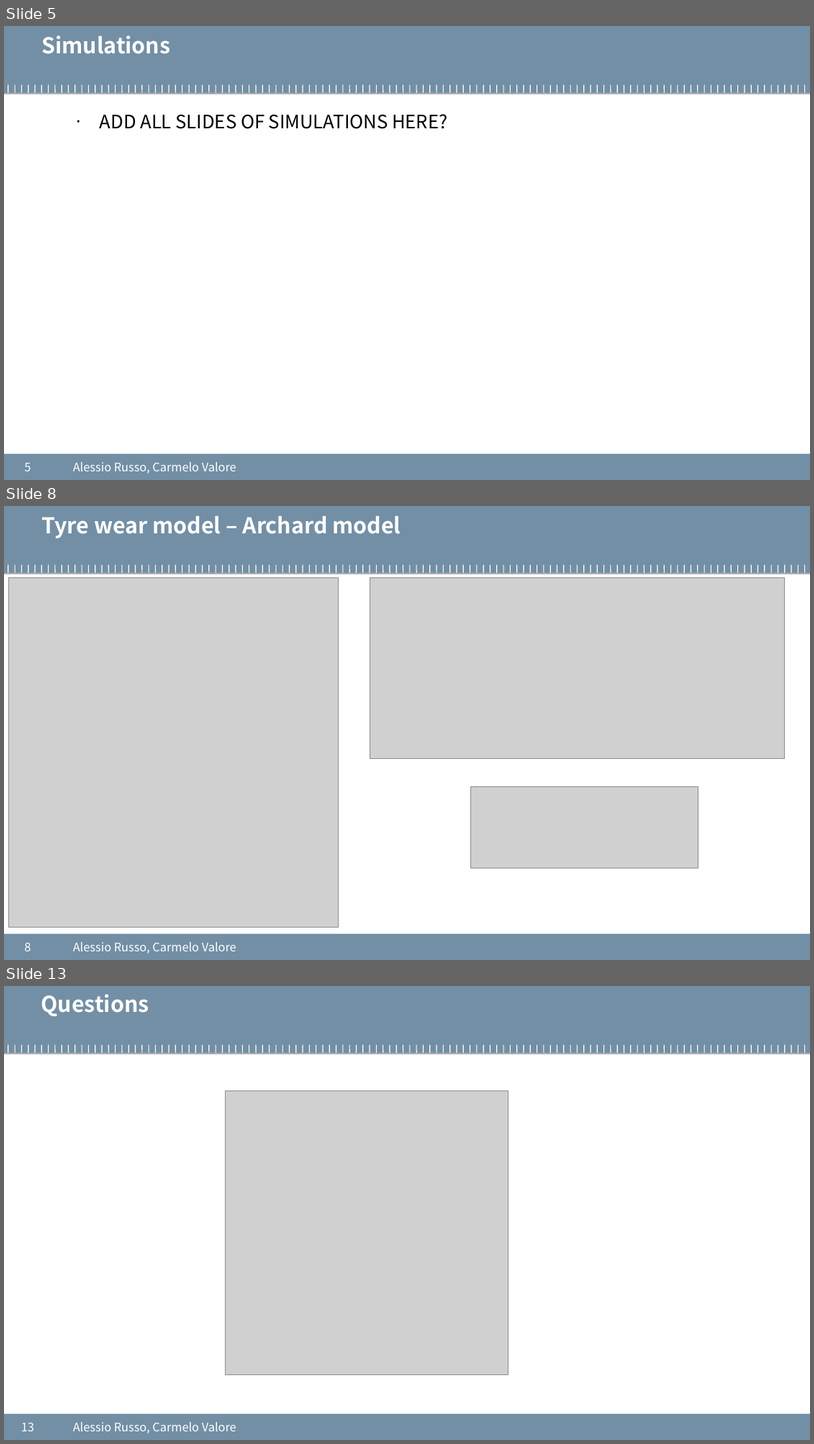
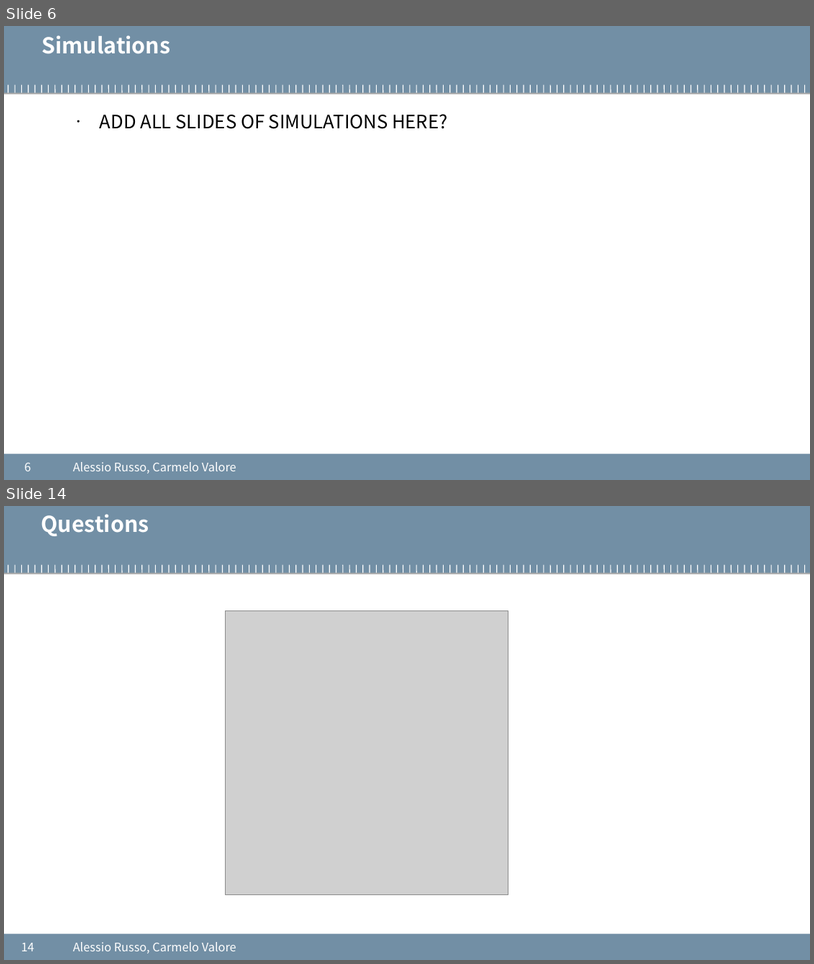
Before and after one commit to cvalore/mida2-project, a slide deck: presentations/20200824_meeting5.pptx. Shown one above the other, each under a label of ours: slides 5, 8 and 13 before the commit, slides 6 and 14 after it; the slides between them are not shown. The pictures are 814x1444 and 814x964 pixels, drawn with LibreOffice and Linux fonts; fonts in the diff are those of the drawing; grey boxes stand for pictures; background and template pictures are left out. Boxes give left, top, right and bottom in pixels: in the first picture for what was removed or moved away, otherwise in the second. Text is boxed around its words. In the diff, an @@ line names an element or a change of style, - is before the commit and + after.

```diff
--- a/presentations/20200824_meeting5.pptx
+++ b/presentations/20200824_meeting5.pptx
@@ slide 8 removed at <box>4,506,810,960</box>, background #FFFFFF; not listed: 122 template elements that a slide beside it also shows @@
@@ text removed at <box>41,516,401,538</box> @@
-Tyre wear model – Archard model
@@ picture removed at <box>9,577,339,927</box> @@
@@ picture removed at <box>370,577,786,758</box> @@
@@ picture removed at <box>471,787,699,867</box> @@
@@ page number removed at <box>24,942,31,951</box> @@
-8
@@ text removed at <box>73,942,237,953</box> @@
-Alessio Russo, Carmelo Valore
@@ what was slide 5 is now slide 6 @@
@@ page number at <box>24,462,31,471</box>: text changed @@
-5
+6
@@ what was slide 13 is now slide 14 @@
@@ page number at <box>21,942,34,951</box>: text changed @@
-13
+14
```
Also in this commit, not shown: 5 slides changed, 7 slides added, 5 other slides removed.
